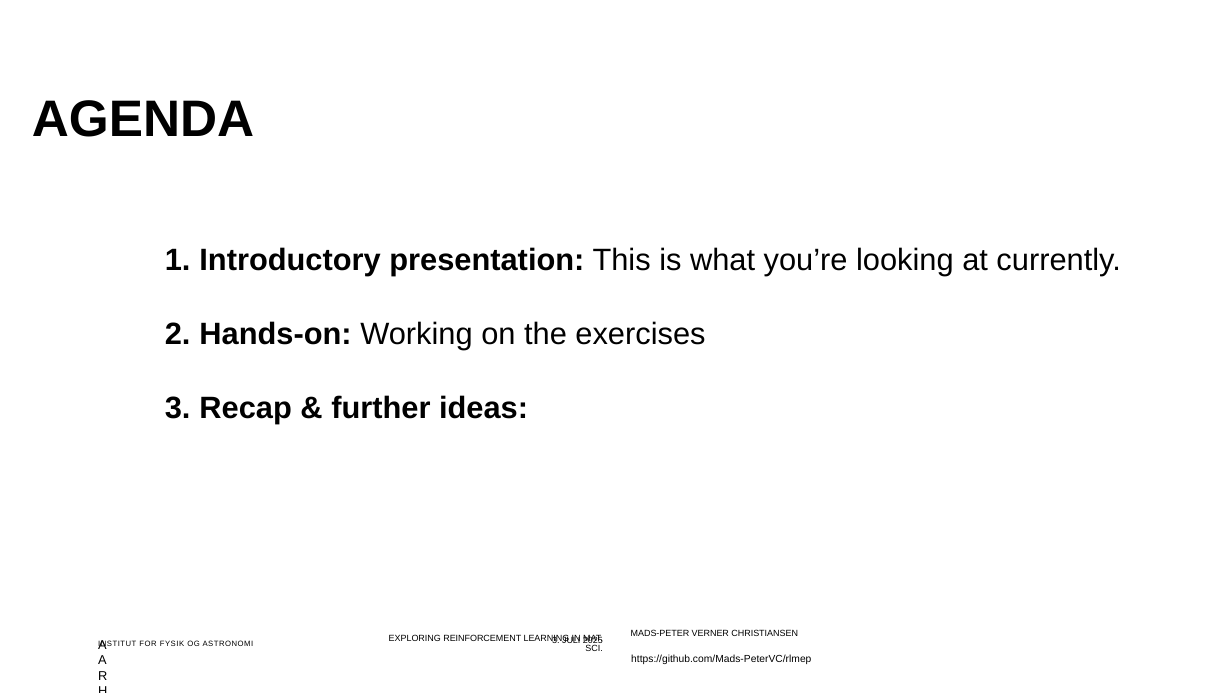
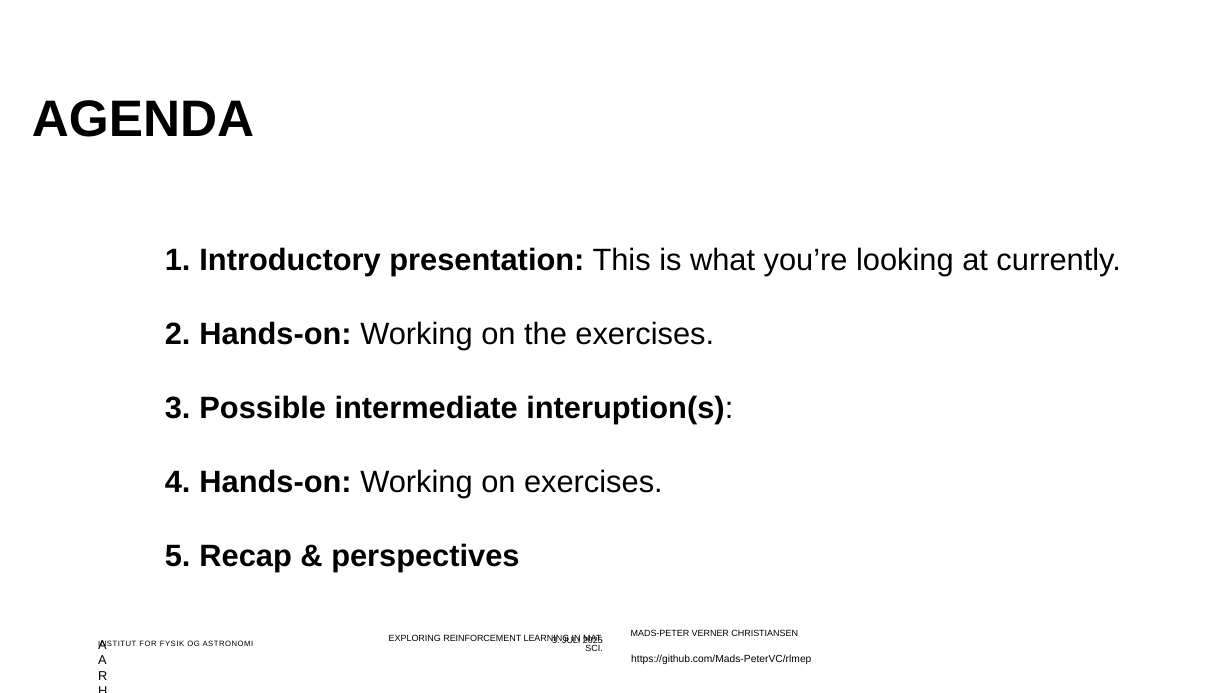
Before and after one commit to Mads-PeterVC/rlmep, a slide deck: slide 2 of slides/slides.pptx. Drawn at 1232x693 pixels with LibreOffice and Linux fonts; fonts in the diff are those of the drawing; background and template pictures are left out. Boxes give left, top, right and bottom in pixels: in the first picture for what was removed or moved away, otherwise in the second. Text is boxed around its words. In the diff, an @@ line names an element or a change of style, - is before the commit and + after.

```diff
--- a/slides/slides.pptx
+++ b/slides/slides.pptx
@@ text at (199,321,733,571): text changed @@
-2. Hands-on: Working on the exercises
-3. Recap & further ideas:
+2. Hands-on: Working on the exercises.
+3. Possible intermediate interuption(s):
+4. Hands-on: Working on exercises.
+5. Recap & perspectives
```
Also in this commit, not shown: 7 other slides changed, 8 slides added, 1 slide removed.
